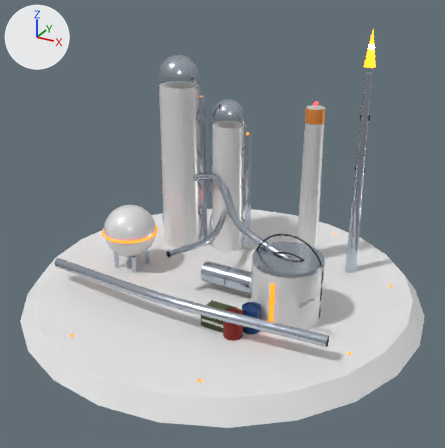
The glTF model public/models/buildings/refinery-T1.glb, before and after one commit.
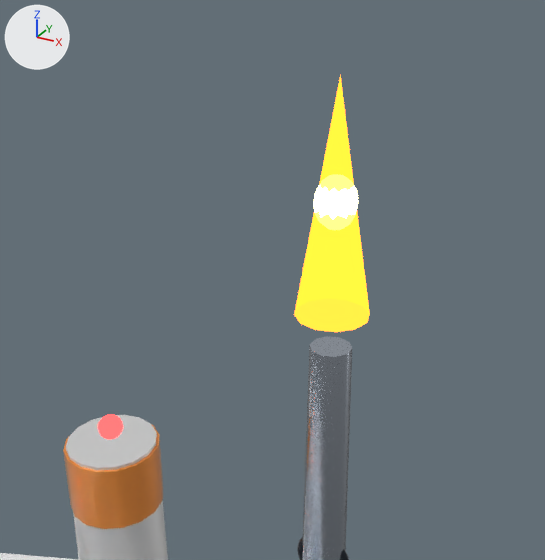
Each version is shown whole from a 50 mm camera at (4.15, -7.55, 5.3) aimed at (0.15, -0.27, 1.66), then close up from a 50 mm camera at (2.33, -0.22, 4.6) aimed at (1.61, 1.08, 3.95). Every picture has the same lights, and +X, +Y and +Z are marked at upper left. The older version's two pictures come first. Where no turn or scale is listed for an object, it has been applied to the vertices.
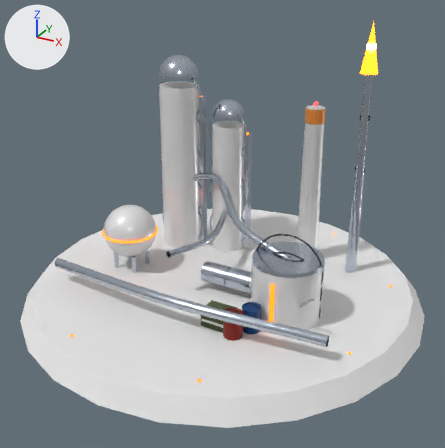
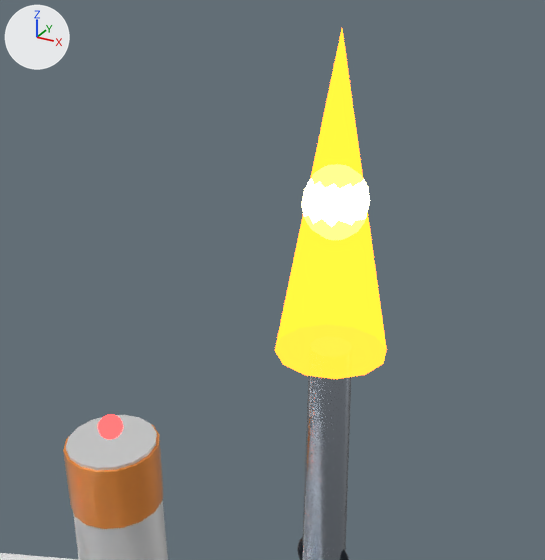
Edits to the bpy script that builds the scene:
```text
Change ob_mesh_39:
    ob_mesh_39.parent: ob_node_56 -> ob_anim_flame
Change ob_mesh_40:
    ob_mesh_40.parent: ob_node_56 -> ob_anim_flame
Add ob_anim_flame:
    ob_anim_flame = bpy.data.objects.new('anim:flame', None)
    ob_anim_flame.parent = ob_node_51
    ob_anim_flame.location = (0.0, 0.0, 3.55)
    ob_anim_flame.scale = (0.934, 0.934, 1.03)
```

Changed parts and their boxes [x1, y1, x2, y2] in the close-ups (545 x 560 px):
'Mesh_39', moved: before [294, 75, 370, 332]; after [275, 29, 387, 379]
'Mesh_40', moved: before [313, 185, 359, 220]; after [302, 178, 370, 227]
